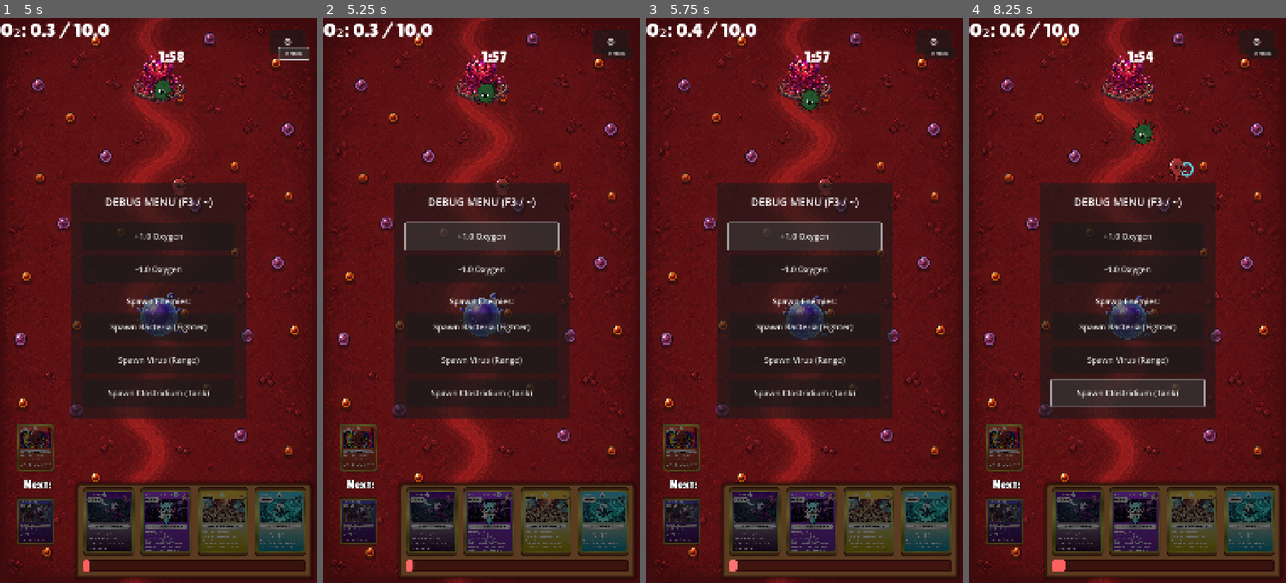
Above: before the commit, frames 1-4 (left to right).
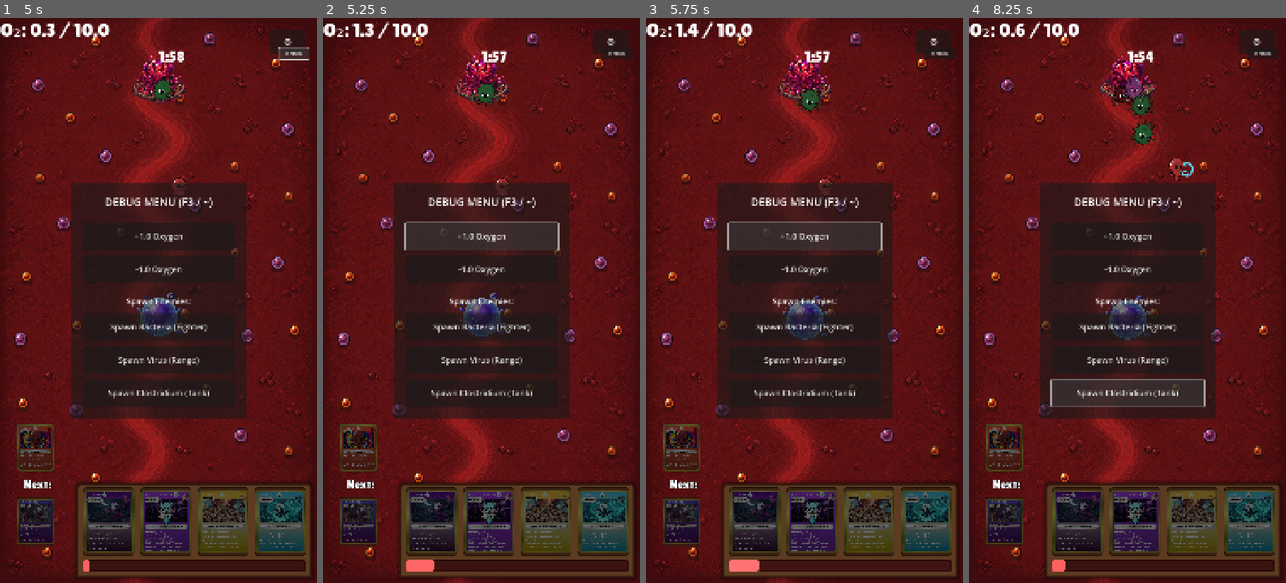
Above: after the commit, the same moments.

Repository: viPipar/veinguard
Game: Godot game, scene res://core/ui/MainMenu.tscn
Same seed, same stepped clock (60 frames per second), same inputs: the game is played once before the commit and once after it.
Inputs (mouse positions are in pixels of both pictures, inside the frame that each line leads up to):
- Up to frame 1 (5 s): click "START DEFENSE" at 0.5 s; click "LEVEL 1" at 1.25 s; click "⚙" at 2 s; tap Enter at 2.75 s; move the mouse to (228, 272) at 2.77 s; click (228, 272) at 2.92 s; click "BACK" at 3.5 s; click "DEBUG" at 4.25 s
- Up to frame 2 (5.25 s): click "+1.0 Oxygen" at 5 s
- Up to frame 3 (5.75 s): no input
- Up to frame 4 (8.25 s): click "-1.0 Oxygen" at 5.75 s; click "Spawn Bacteria (Fighter)" at 6.5 s; click "Spawn Virus (Range)" at 7.25 s; click "Spawn Clostridium (Tank)" at 8 s

Frame 1 is identical in both runs. In frame 2, 0.6% of the frame differs, in the area x 9-36%, y 0-98%; in frame 3, 0.6%; in frame 4, 0.9%, in the area x 41-60%, y 6-18%.
Error before the commit: Invalid access to property or key 'pressed' on a base object of type 'null instance'. (res://core/ui/DebugMenu.gd:14)

Commit message:
feat: add UI character/map assets, fonts, and debug menu functionality

Diff:
--- a/veinguard/core/lane/Lane.tscn
+++ b/veinguard/core/lane/Lane.tscn
@@ -4,7 +4,7 @@
 [ext_resource type="Script" uid="uid://8pjxqrfnemi2" path="res://core/lane/Lane.gd" id="1_j8vas"]
 [ext_resource type="Texture2D" uid="uid://4p3tho7fi8sx" path="res://assets/ui/Map/HeroBase.png" id="2_1t5db"]
 [ext_resource type="Script" uid="uid://dwjdpphfdhktx" path="res://core/lane/EnemyBase.gd" id="2_4q2cr"]
-[ext_resource type="PackedScene" uid="uid://s5r3qqln8w3p" path="res://units/enemies/bacteria/streptococcus_pneumoniae/Bacteria.tscn" id="3_1t5db"]
+[ext_resource type="PackedScene" uid="uid://s5r3qqln8w3p" path="res://units/enemies/bacteria/Streptococcus_pneumoniae/Bacteria.tscn" id="3_1t5db"]
 [ext_resource type="Script" uid="uid://blq3ovx38etgo" path="res://core/lane/OxygenSpawner.gd" id="4_ldus6"]
 [ext_resource type="Texture2D" uid="uid://bd48gyc2jiddn" path="res://assets/ui/Map/EnemyBase2.png" id="5_ldus6"]
 [ext_resource type="PackedScene" uid="uid://ddi01j1pjcjsi" path="res://core/lane/oxygen.tscn" id="7_ldus6"]
--- a/veinguard/core/ui/DebugMenu.gd
+++ b/veinguard/core/ui/DebugMenu.gd
@@ -1,10 +1,10 @@
 extends CanvasLayer
 
-@onready var add_o2_btn: Button = $PanelContainer/VBoxContainer/AddO2Btn
-@onready var sub_o2_btn: Button = $PanelContainer/VBoxContainer/SubO2Btn
-@onready var spawn_bac_btn: Button = $PanelContainer/VBoxContainer/SpawnBacBtn
-@onready var spawn_vir_btn: Button = $PanelContainer/VBoxContainer/SpawnVirBtn
-@onready var spawn_clostridium_btn: Button = $PanelContainer/VBoxContainer/SpawnClostridiumBtn
+@onready var add_o2_btn: Button = $PanelContainer/MarginContainer/VBoxContainer/AddO2Btn
+@onready var sub_o2_btn: Button = $PanelContainer/MarginContainer/VBoxContainer/SubO2Btn
+@onready var spawn_bac_btn: Button = $PanelContainer/MarginContainer/VBoxContainer/SpawnBacBtn
+@onready var spawn_vir_btn: Button = $PanelContainer/MarginContainer/VBoxContainer/SpawnVirBtn
+@onready var spawn_clostridium_btn: Button = $PanelContainer/MarginContainer/VBoxContainer/SpawnClostridiumBtn
 @onready var panel: PanelContainer = $PanelContainer
 
 func _ready() -> void:
Not shown, changed: veinguard/assets/ui/Character/Clostridium.png.import
Not shown, changed: veinguard/assets/ui/Character/Eusinofil_Idle.png.import
Not shown, changed: veinguard/assets/ui/Character/Eusinofil_attack.png.import
Not shown, changed: veinguard/assets/ui/Character/Eusinofil_walk.png.import
Not shown, changed: veinguard/assets/ui/Character/Group 5.png.import
Not shown, changed: veinguard/assets/ui/Character/Makrofag_Eat.png.import
Not shown, changed: veinguard/assets/ui/Character/Makrofag_Idle.png.import
Not shown, changed: veinguard/assets/ui/Character/Makrofag_Walk.png.import
Not shown, changed: veinguard/assets/ui/Character/NTKiller_idle.png.import
Not shown, changed: veinguard/assets/ui/Character/NTkiller_walk.png.import
Not shown, changed: veinguard/assets/ui/Character/Ntkiller_attack.png.import
Not shown, changed: veinguard/assets/ui/Character/ProjectileB.png.import
(and 30 more such lines)
